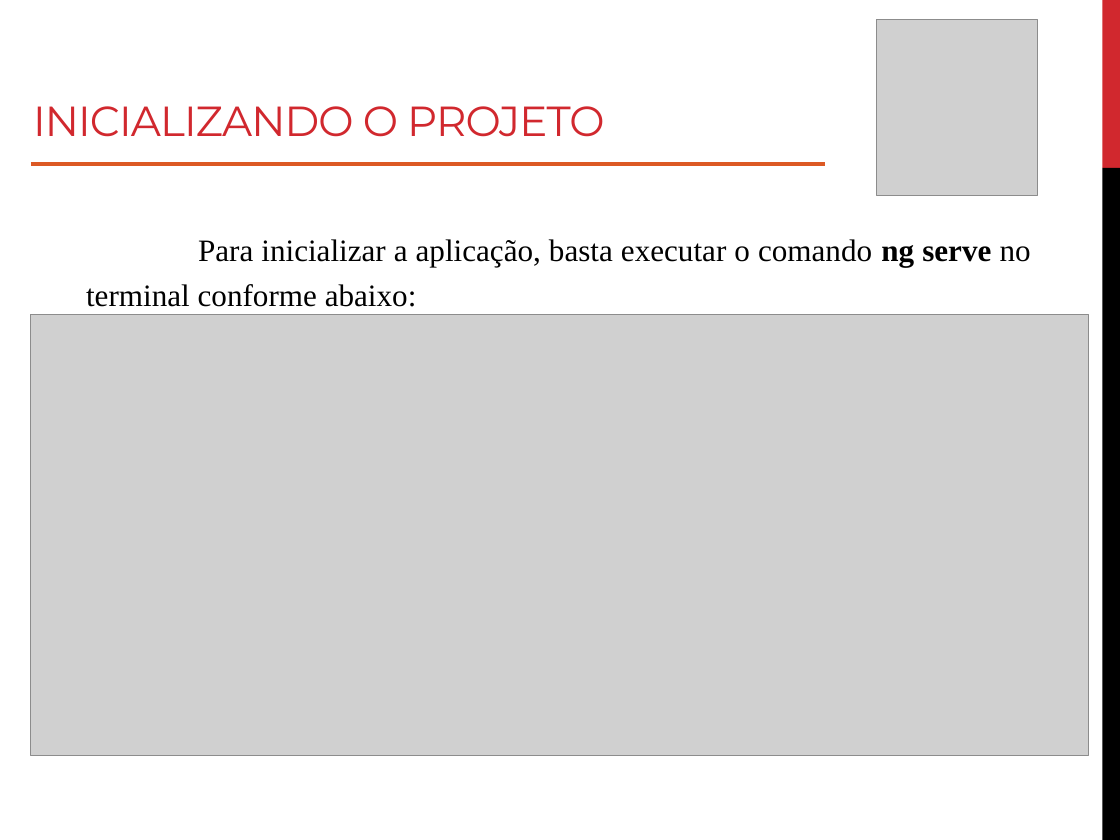
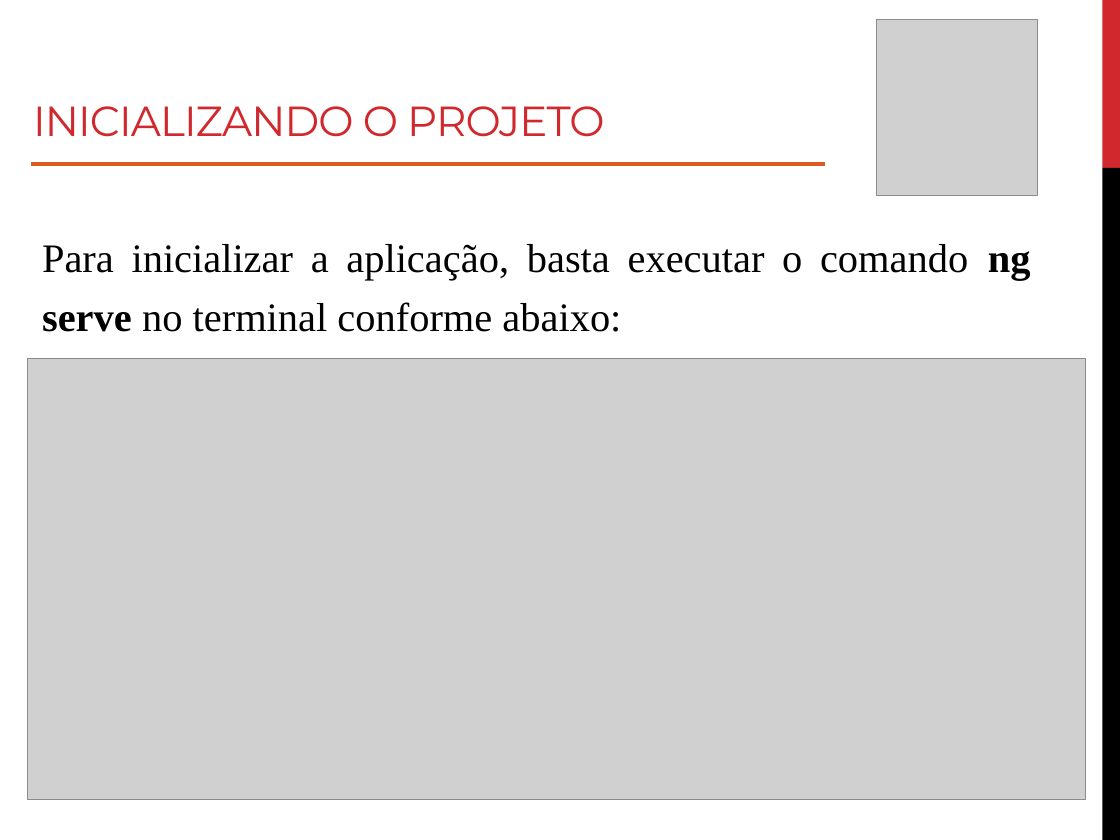
Before and after one commit to roney-amorim/workshop-angular, a slide deck: slide 39 of Módulo 1/Modulo 1.pptx. Drawn at 1120x840 pixels with LibreOffice and Linux fonts; fonts in the diff are those of the drawing; grey boxes stand for pictures. Boxes give left, top, right and bottom in pixels: in the first picture for what was removed or moved away, otherwise in the second. Text is boxed around its words. In the diff, an @@ line names an element or a change of style, - is before the commit and + after.

```diff
--- a/Módulo 1/Modulo 1.pptx
+++ b/Módulo 1/Modulo 1.pptx
@@ text "Para inicializar a aplicação, basta ...": place and size @@
-text "Para inicializar a aplicação, basta ..." at (86,239,1031,307)
+text "Para inicializar a aplicação, basta ..." at (42,244,1031,332)
@@ text "Para inicializar a aplicação, basta ..." at (42,244,1031,332): size 20 to 26 pt; more space between paragraphs @@
@@ picture: place and size @@
-picture at (30,315,1089,756)
+picture at (27,358,1085,800)
```
Also in this commit, not shown: 31 other slides changed, 1 slide added, 4 other files.
